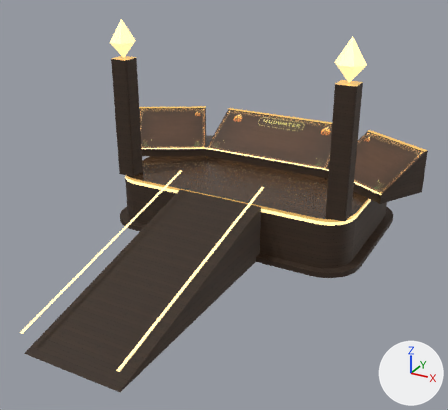
The glTF model mwm_tower_g.glb, before and after one commit.
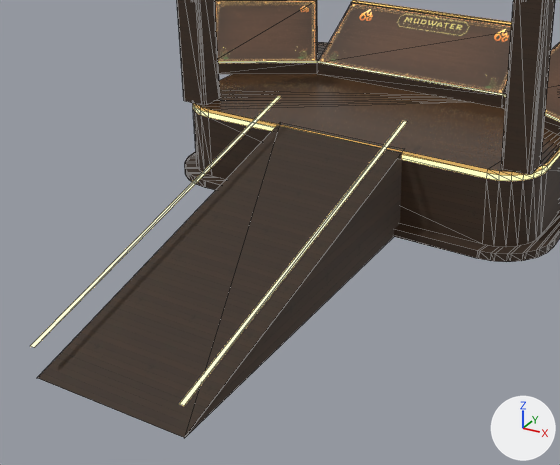
There are two pictures of each version: one whole from a 50 mm lens placed at (15.7, -32.8, 16.8), pointed at (1.3, -6.5, 3.7), one close up on the part from 0% to 81% of the width and 26% to 100% of the height. Lighting does not change. The marker at lower right points along +X, +Y and +Z. The last two pictures show the newer version. The close-ups show mesh edges as thin lines. Vertices at exactly the same position are counted once.

Objects in the first close-up: 'mwx_tower_g'.
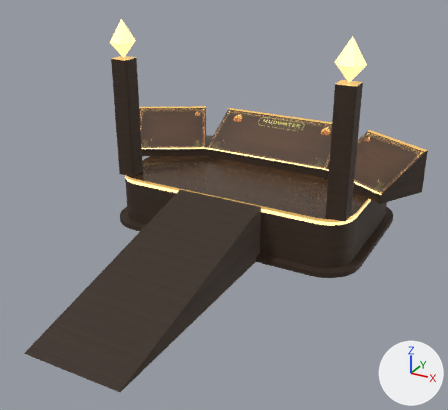
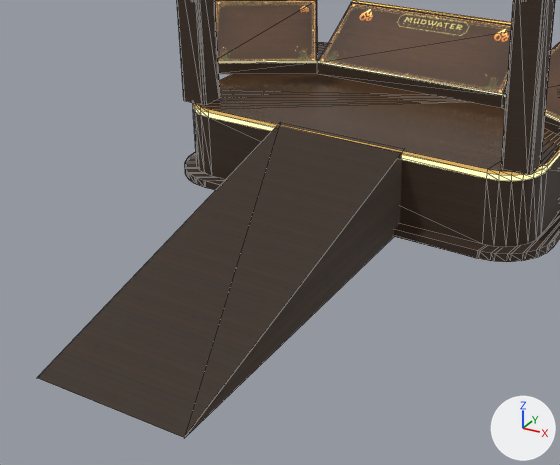
Diff of the bpy script that builds the scene:
```diff
--- a/mwm_tower_g.glb.py
+++ b/mwm_tower_g.glb.py
@@ me_mesh_0 @@
 # used by ob_mwx_tower_g; location = (0.0, 0.0, 0.0)
-me_mesh_0.from_pydata(...)  # 358 vertices, 512 faces; spans x -9.8..9.8, y -17.5..5.6, z 0.0..12.4
+me_mesh_0.from_pydata(...)  # 350 vertices, 508 faces; spans x -9.8..9.8, y -17.5..5.6, z 0.0..12.4
+# me_mesh_0 part 1: the loose piece of 4 vertices spanning x 2.5..2.7, y -17.5..-4.5, z 1.1..4.2 is deleted
+# me_mesh_0 part 2: the loose piece of 4 vertices spanning x -2.7..-2.5, y -17.5..-4.5, z 1.1..4.2 is deleted
 me_mesh_0.materials.append(mat_metal)
```

Location of each change, (x1, y1, x2, y2) in pixels of the close-ups (560 x 465 px):
'mwx_tower_g', reshaped
    before: (31, 0, 560, 438)
    after: (37, 0, 560, 438)
part 1 of me_mesh_0, deleted
    before: (180, 121, 407, 406)
part 2 of me_mesh_0, deleted
    before: (31, 96, 281, 347)
